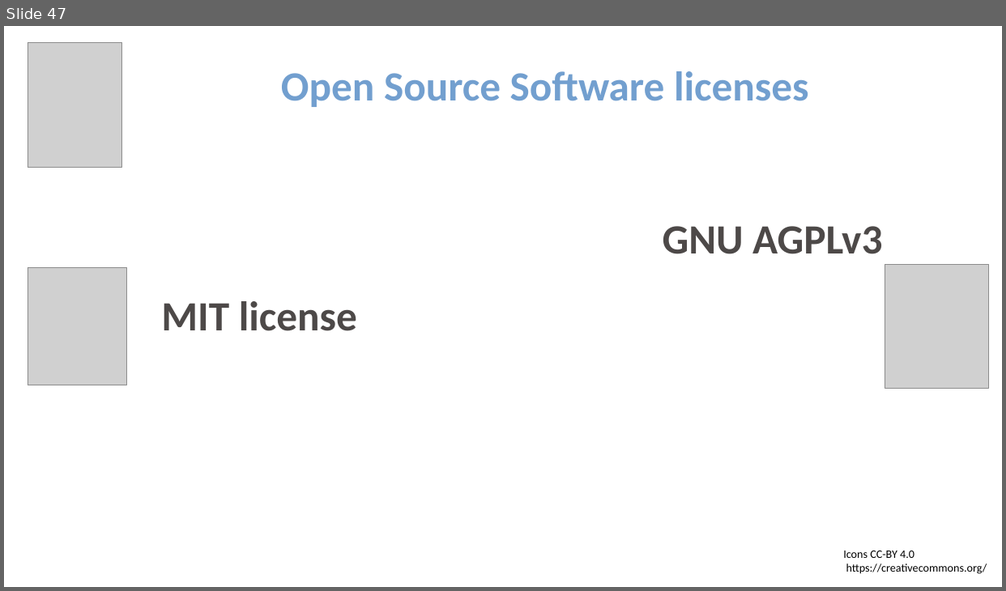
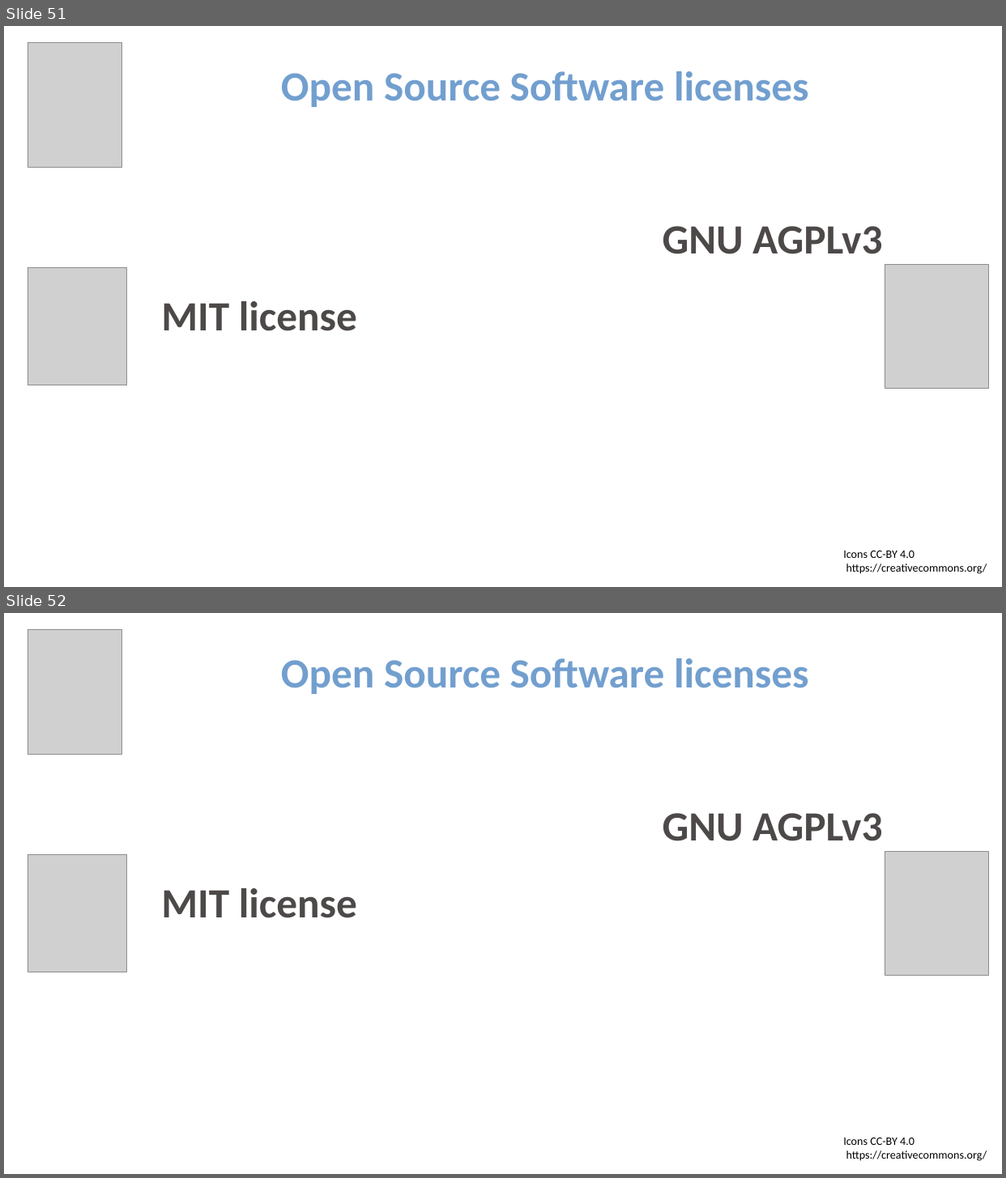
Before and after one commit to ELIXIR-Norway-Training/DMP-writing-workshop, a slide deck: 2021-04-22_UiB_06_Licensing.odp. Shown one above the other, each under a label of ours: slide 47 before the commit, slides 51 and 52 after it. The pictures are 1006x591 and 1006x1178 pixels, drawn with LibreOffice and Linux fonts; fonts in the diff are those of the drawing; grey boxes stand for pictures. Boxes give left, top, right and bottom in pixels: in the first picture for what was removed or moved away, otherwise in the second. Text is boxed around its words. In the diff, an @@ line names an element or a change of style, - is before the commit and + after.

```diff
--- a/2021-04-22_UiB_06_Licensing.odp
+++ b/2021-04-22_UiB_06_Licensing.odp
@@ slide 52 added at (x1=4, y1=613, x2=1002, y2=1174), background #FFFFFF @@
@@ picture added at (x1=27, y1=629, x2=121, y2=755) @@
@@ text added at (x1=281, y1=658, x2=809, y2=694), 40 pt, text #729FCF, bold @@
+Open Source Software licenses
@@ text added at (x1=663, y1=813, x2=882, y2=841), 40 pt, text #4D4948, bold @@
+GNU AGPLv3
@@ picture added at (x1=27, y1=855, x2=127, y2=973) @@
@@ picture added at (x1=884, y1=852, x2=988, y2=975) @@
@@ text added at (x1=161, y1=888, x2=357, y2=918), 40 pt, text #4D4948, bold @@
+MIT license
@@ text added at (x1=843, y1=1138, x2=987, y2=1161), 11 pt, text #000000 @@
+Icons CC-BY 4.0
+https://creativecommons.org/
@@ what was slide 47 is now slide 51 @@
```
Also in this commit, not shown: 3 slides changed, 5 other slides added, 1 slide removed, 1 other file.
